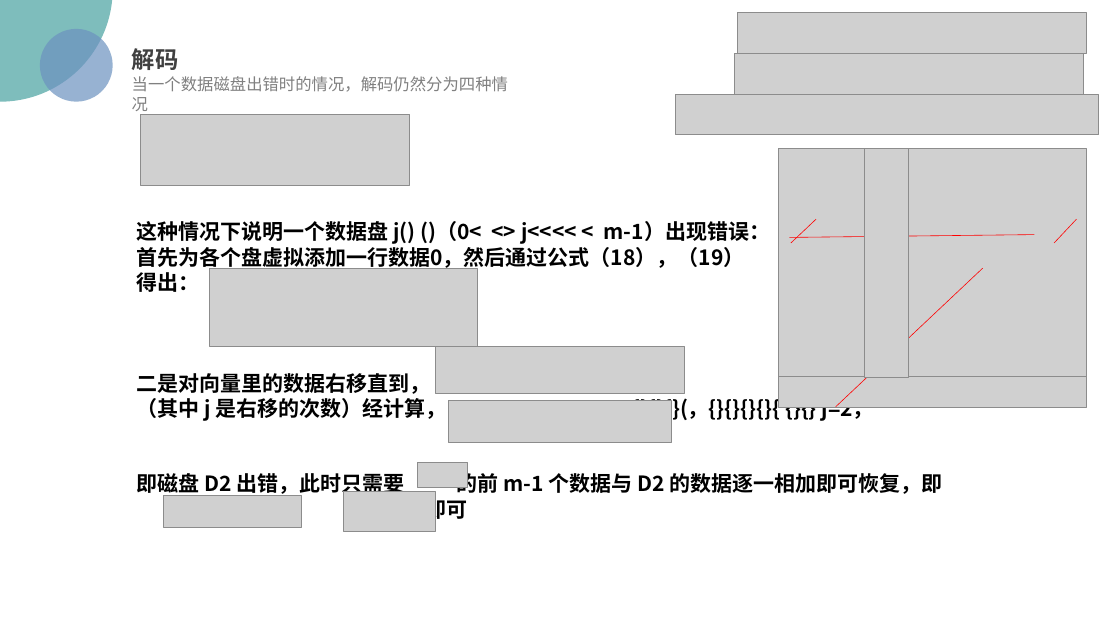
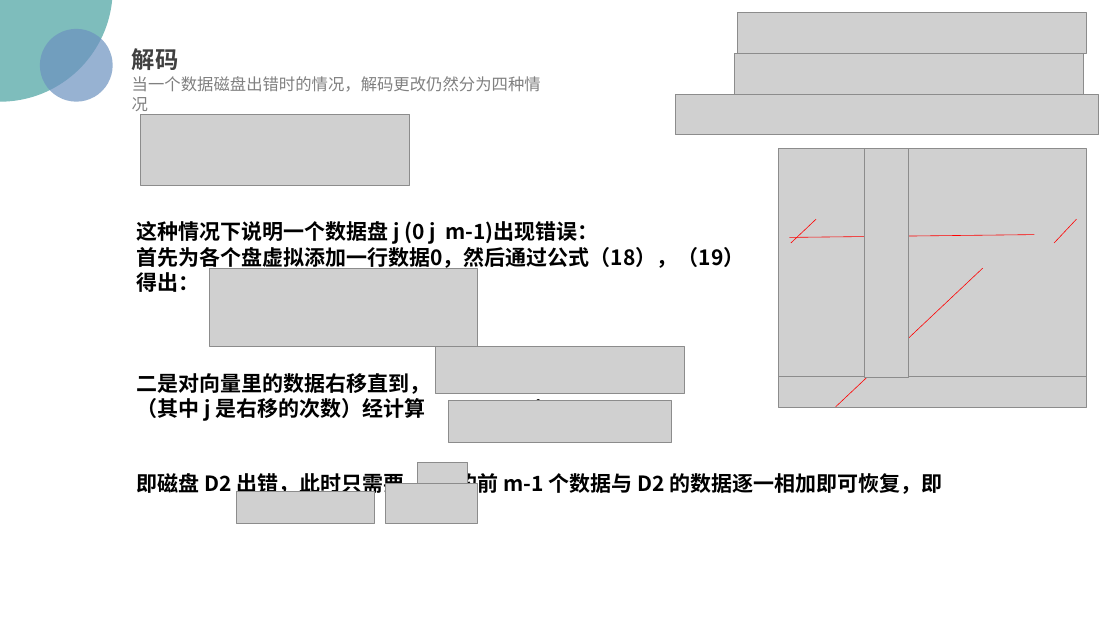
Before and after one commit to Hiooary/EVENODD, a slide deck: slide 12 of 算法.pptx. Drawn at 1120x630 pixels with LibreOffice and Linux fonts; fonts in the diff are those of the drawing; grey boxes stand for pictures; background and template pictures are left out. Boxes give left, top, right and bottom in pixels: in the first picture for what was removed or moved away, otherwise in the second. Text is boxed around its words. In the diff, an @@ line names an element or a change of style, - is before the commit and + after.

```diff
--- a/算法.pptx
+++ b/算法.pptx
@@ text at box(132, 76, 541, 92): text changed @@
-当一个数据磁盘出错时的情况，解码仍然分为四种情况
+当一个数据磁盘出错时的情况，解码更改仍然分为四种情况
@@ text at box(137, 219, 599, 245): text changed @@
-这种情况下说明一个数据盘 j() ()（0< <> j<<<< < m-1）出现错误：
+这种情况下说明一个数据盘 j (0 j m-1)出现错误：
@@ text at box(137, 395, 943, 497): text changed @@
-（其中 j 是右移的次数）经计算， {}{}{}(，{}{}{}{}{ {}{} j=2，
-即磁盘 D2 出错，此时只需要 的前 m-1 个数据与 D2 的数据逐一相加即可恢复，即 与 {} 相加即可
+（其中 j 是右移的次数）经计算 j=2，
+即磁盘 D2 出错，此时只需要 的前 m-1 个数据与 D2 的数据逐一相加即可恢复，即
@@ picture: place and size @@
-picture at box(163, 496, 302, 528)
+picture at box(236, 492, 375, 523)
@@ picture: place and size @@
-picture at box(344, 492, 435, 531)
+picture at box(386, 484, 477, 523)
```
Also in this commit, not shown: 1 other slide changed, 1 other file.
